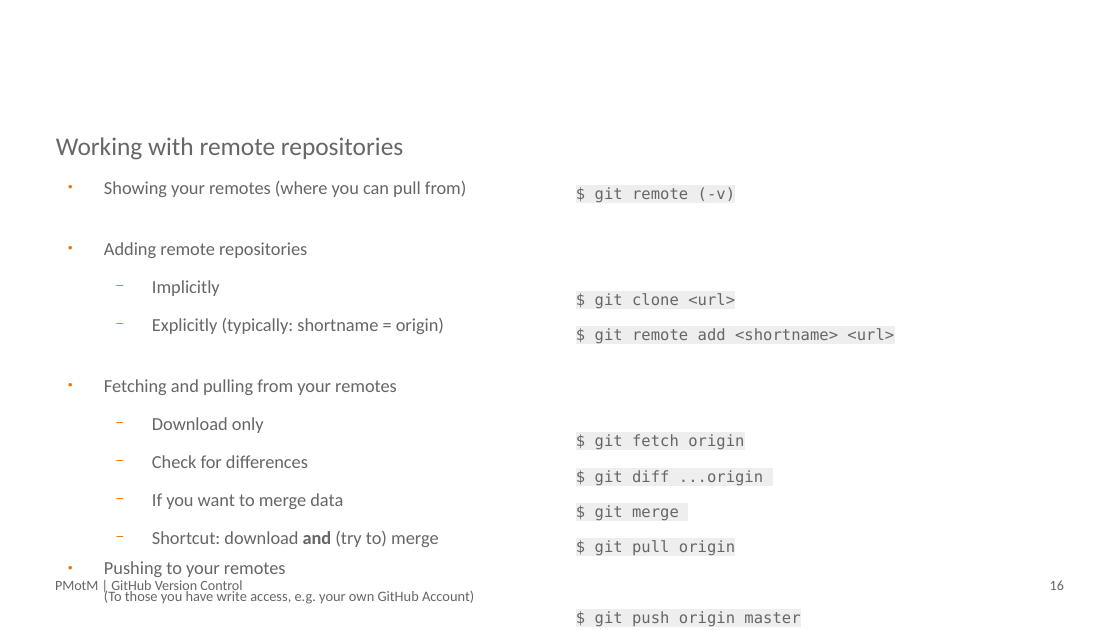
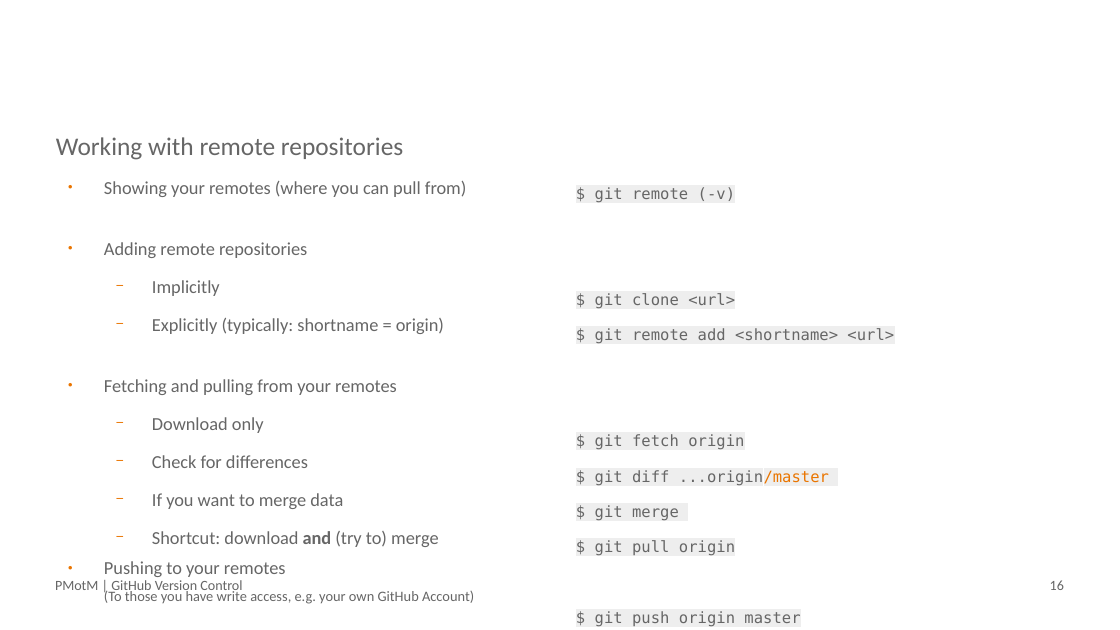
Before and after one commit to NiclasRieger/PythonModuleoftheMonth, a slide deck: slide 16 of 20200724-github/20200724-pmotm-github.odp. Drawn at 1120x630 pixels with LibreOffice and Linux fonts; fonts in the diff are those of the drawing; background and template pictures are left out. Boxes give left, top, right and bottom in pixels: in the first picture for what was removed or moved away, otherwise in the second. Text is boxed around its words. In the diff, an @@ line names an element or a change of style, - is before the commit and + after.

```diff
--- a/20200724-github/20200724-pmotm-github.odp
+++ b/20200724-github/20200724-pmotm-github.odp
@@ text at (595,470,829,486): text changed @@
-$ git diff ...origin
+$ git diff ...origin/master
```
Also in this commit, not shown: 3 other slides changed.
